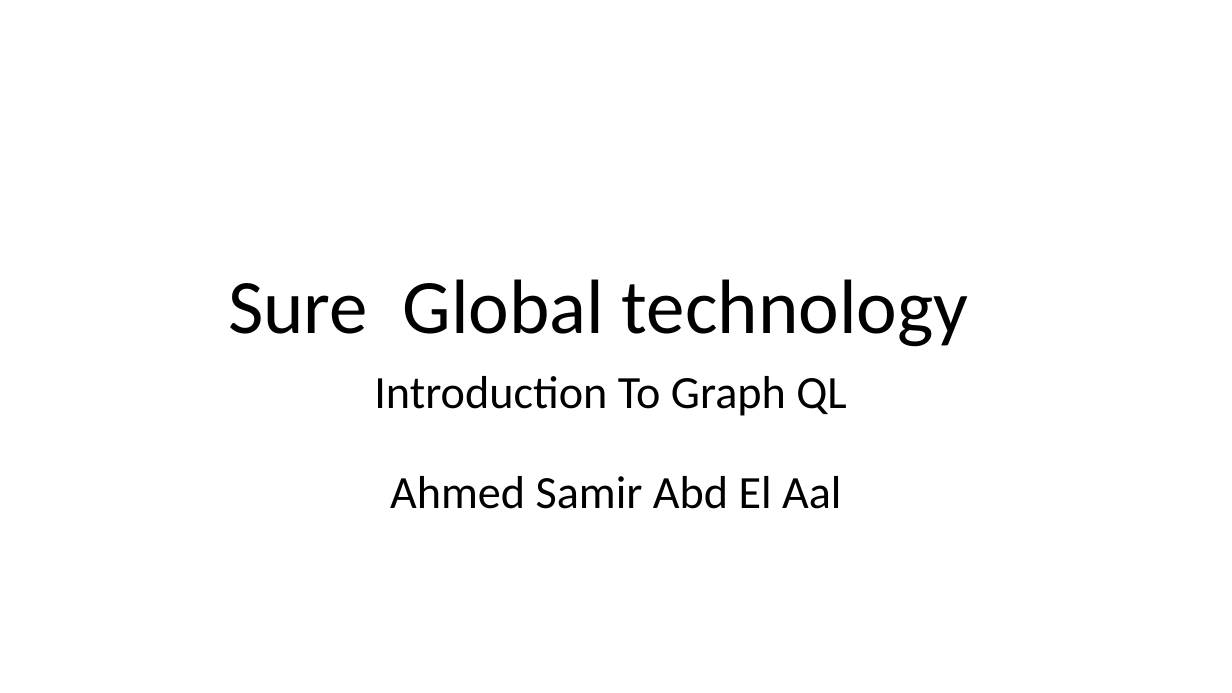
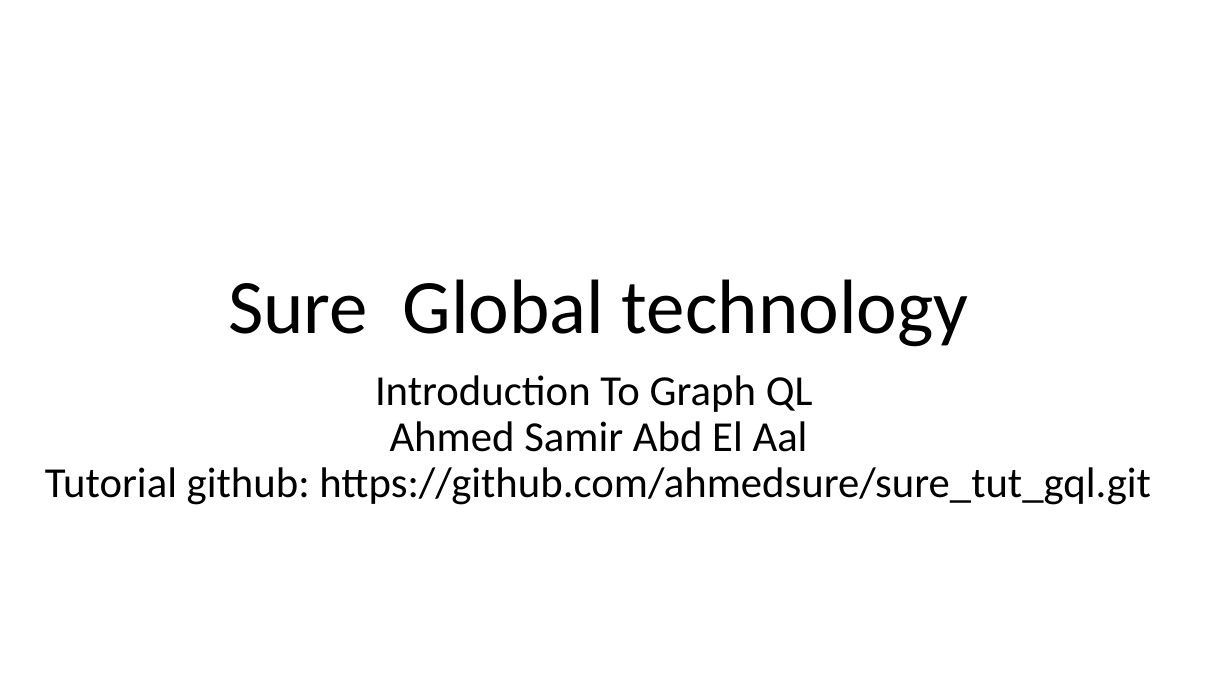
Before and after one commit to ahmedsure/sure_tut_gql, a slide deck: slide 1 of Sure_Ahmed_Samir_GQL_Tut.pptx. Drawn at 1232x693 pixels with LibreOffice and Linux fonts; fonts in the diff are those of the drawing. Boxes give left, top, right and bottom in pixels: in the first picture for what was removed or moved away, otherwise in the second. Text is boxed around its words. In the diff, an @@ line names an element or a change of style, - is before the commit and + after.

Commit message:
adding git hub link

```diff
--- a/Sure_Ahmed_Samir_GQL_Tut.pptx
+++ b/Sure_Ahmed_Samir_GQL_Tut.pptx
@@ subtitle at box(45, 375, 1151, 505): text changed; size 36 to 33.3 pt @@
-Introduction To Graph QL
-Ahmed Samir Abd El Aal
+Introduction To Graph QL
+Ahmed Samir Abd El Aal
+Tutorial github: https://github.com/ahmedsure/sure_tut_gql.git
```
